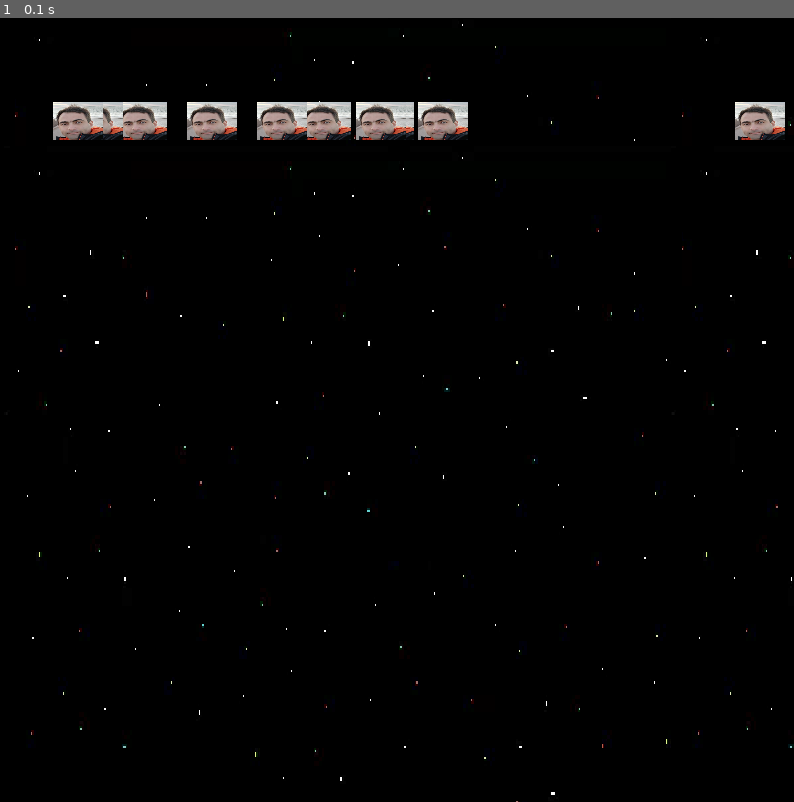
Above: before the commit, frame 1.
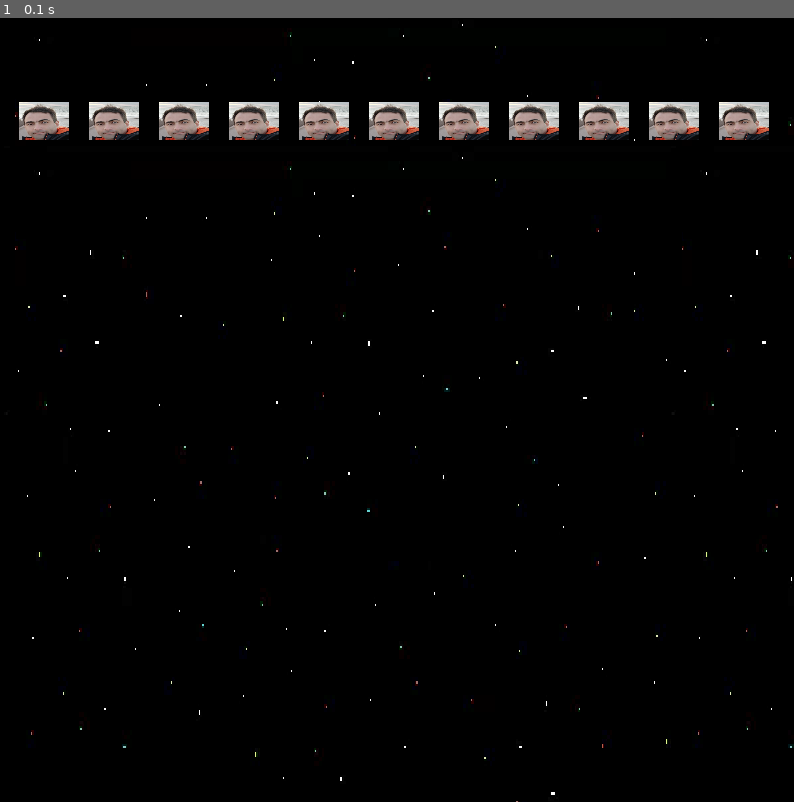
Above: after the commit, the same moment.

Repository: MatheusCastellucci/Pygame_projeto
Game: pygame game, started from jogo.py
Two runs of this game, one before a commit and one after it. Both use one fixed random seed, a clock stepped at 60 frames per second and the inputs below.
Inputs:
- Up to frame 1 (0.1 s): no input

The runs differ from the first frame. In frame 1, 3.6% of the frame differs, in the area x 2-99%, y 10-16%.

Commit message:
fileira de humbertos

Diff:
--- a/jogo.py
+++ b/jogo.py
@@ -23,12 +23,12 @@
 humberto_img = pygame.transform.scale(humberto_img, (HUMBERTO_WIDTH, HUMBERTO_HEIGHT))
 
 class Enemy(pygame.sprite.Sprite):
-    def __init__(self, img):
+    def __init__(self, img, pos_x, pos_y):
         pygame.sprite.Sprite.__init__(self)
         self.image = img
         self.rect = self.image.get_rect()
-        self.rect.x = random.randint(0, WIDTH-HUMBERTO_HEIGHT)
-        self.rect.y = 100
+        self.rect.x = pos_x
+        self.rect.y = pos_y
         self.speedx = 0
         self.speedy = 0
 
@@ -50,9 +50,14 @@
 
 
 all_enemies = pygame.sprite.Group()
+pos_x = 25
+pos_y = 100
+
 for i in range(11):
-    humberto = Enemy(humberto_img)
+
+    humberto = Enemy(humberto_img, pos_x, pos_y)
     all_enemies.add(humberto)
+    pos_x += 70
 
 while game:
     clock.tick (FPS)
